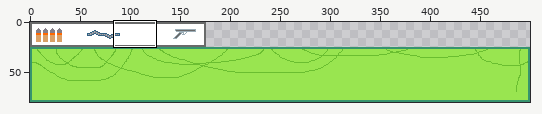
Two states of a pixel-art file, AsepriteFiles/Drafts/UI/health bars.ase. Above: a wide view before the commit, with the close-up outlined.
Close-up. As it was:
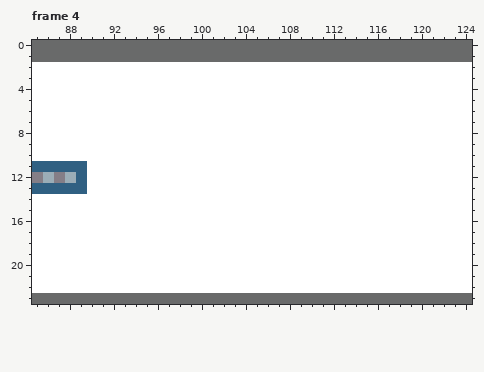
500x80 pixels, 4 frames. Shown: frame 4: x 85..124, y 0..23.
After the commit:
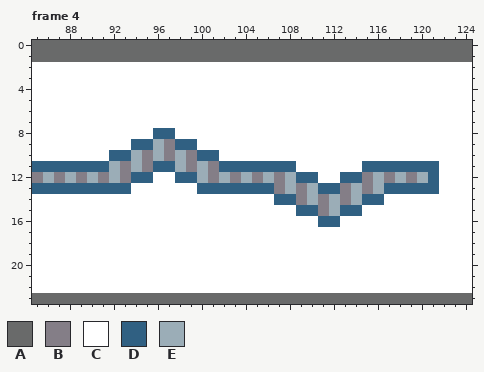
Palette (. is transparent): A #696a6a  B #847e87  C #ffffff  D #306082  E #9badb7
From old to new:
Frame 4, layer "Layer 3":
Colour B replaces colour C in row 9 at x 97; in row 10 at x 95, 97 and 99; in row 11 at x 93, 95, 99 and 101; in row 12 at x 91, 93, 101, 103, 105, 107, 115, 117 and 119; in row 13 at x 107, 109, 113 and 115; in row 14 at x 109, 111 and 113.
Colour B replaces colour C in row 15 at x 111.
Colour B replaces colour D in row 12 at x 89.
Colour D replaces colour C in row 8 at x 96 to 97; in row 9 at x 94 to 95 and 98 to 99; in row 10 at x 92 to 93 and 100 to 101; in row 11 at x 90 to 91, 96 to 97, 102 to 108 and 115 to 121; in row 12 at x 94 to 95, 98 to 99, 109 to 110, 113 to 114 and 121; in row 13 at x 90 to 93, 100 to 106, 111 to 112 and 117 to 121.
Colour D replaces colour C in row 14 at x 107 to 108 and 115 to 116; in row 15 at x 109 to 110 and 113 to 114; in row 16 at x 111 to 112.
Colour E replaces colour C in row 9 at x 96; in row 10 at x 94, 96 and 98; in row 11 at x 92, 94, 98 and 100; in row 12 at x 90, 92, 100, 102, 104, 106, 108, 116, 118 and 120; in row 13 at x 108, 110, 114 and 116; in row 14 at x 110, 112 and 114.
Colour E replaces colour C in row 15 at x 112.
